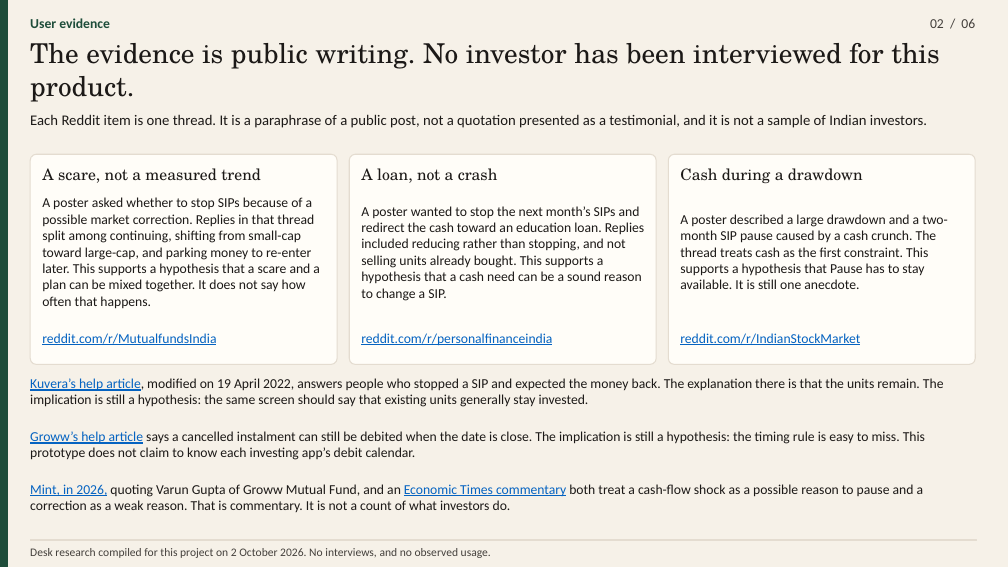
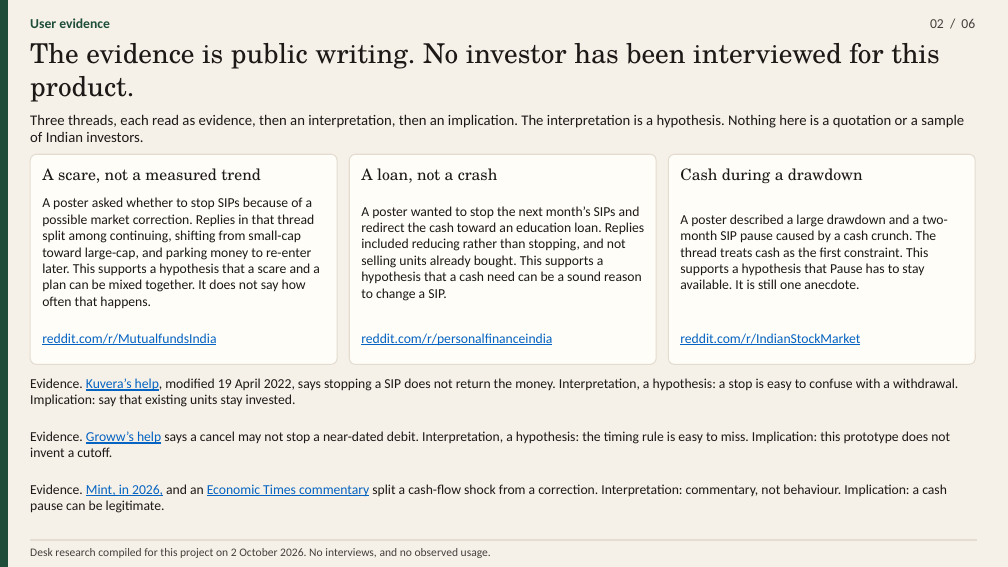
Before and after one commit to parthkapoor2402/finlit-ventures, a slide deck: slide 2 of presentation/out/finlit-skip-check-strategy.pptx. Drawn at 1008x567 pixels with LibreOffice and Linux fonts; fonts in the diff are those of the drawing. Boxes give left, top, right and bottom in pixels: in the first picture for what was removed or moved away, otherwise in the second. Text is boxed around its words. In the diff, an @@ line names an element or a change of style, - is before the commit and + after.

```diff
--- a/presentation/out/finlit-skip-check-strategy.pptx
+++ b/presentation/out/finlit-skip-check-strategy.pptx
@@ text at bbox=[30, 114, 964, 142]: text changed @@
-Each Reddit item is one thread. It is a paraphrase of a public post, not a quotation presented as a testimonial, and it is not a sample of Indian investors.
+Three threads, each read as evidence, then an interpretation, then an implication. The interpretation is a hypothesis. Nothing here is a quotation or a sample of Indian investors.
@@ text at bbox=[30, 378, 958, 407]: text changed @@
-Kuvera’s help article, modified on 19 April 2022, answers people who stopped a SIP and expected the money back. The explanation there is that the units remain. The implication is still a hypothesis: the same screen should say that existing units generally stay invested.
+Evidence. Kuvera’s help, modified 19 April 2022, says stopping a SIP does not return the money. Interpretation, a hypothesis: a stop is easy to confuse with a withdrawal. Implication: say that existing units stay invested.
@@ text at bbox=[30, 431, 950, 457]: text changed @@
-Groww’s help article says a cancelled instalment can still be debited when the date is close. The implication is still a hypothesis: the timing rule is easy to miss. This prototype does not claim to know each investing app’s debit calendar.
+Evidence. Groww’s help says a cancel may not stop a near-dated debit. Interpretation, a hypothesis: the timing rule is easy to miss. Implication: this prototype does not invent a cutoff.
@@ text at bbox=[30, 484, 947, 513]: text changed @@
-Mint, in 2026, quoting Varun Gupta of Groww Mutual Fund, and an Economic Times commentary both treat a cash-flow shock as a possible reason to pause and a correction as a weak reason. That is commentary. It is not a count of what investors do.
+Evidence. Mint, in 2026, and an Economic Times commentary split a cash-flow shock from a correction. Interpretation: commentary, not behaviour. Implication: a cash pause can be legitimate.
```
Also in this commit, not shown: 5 other slides changed, 5 other files.
